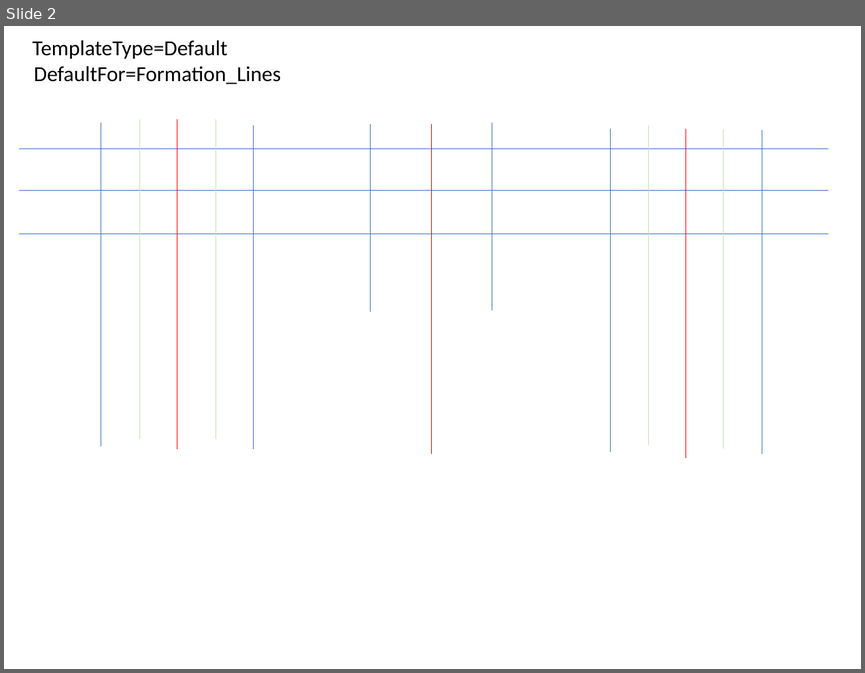
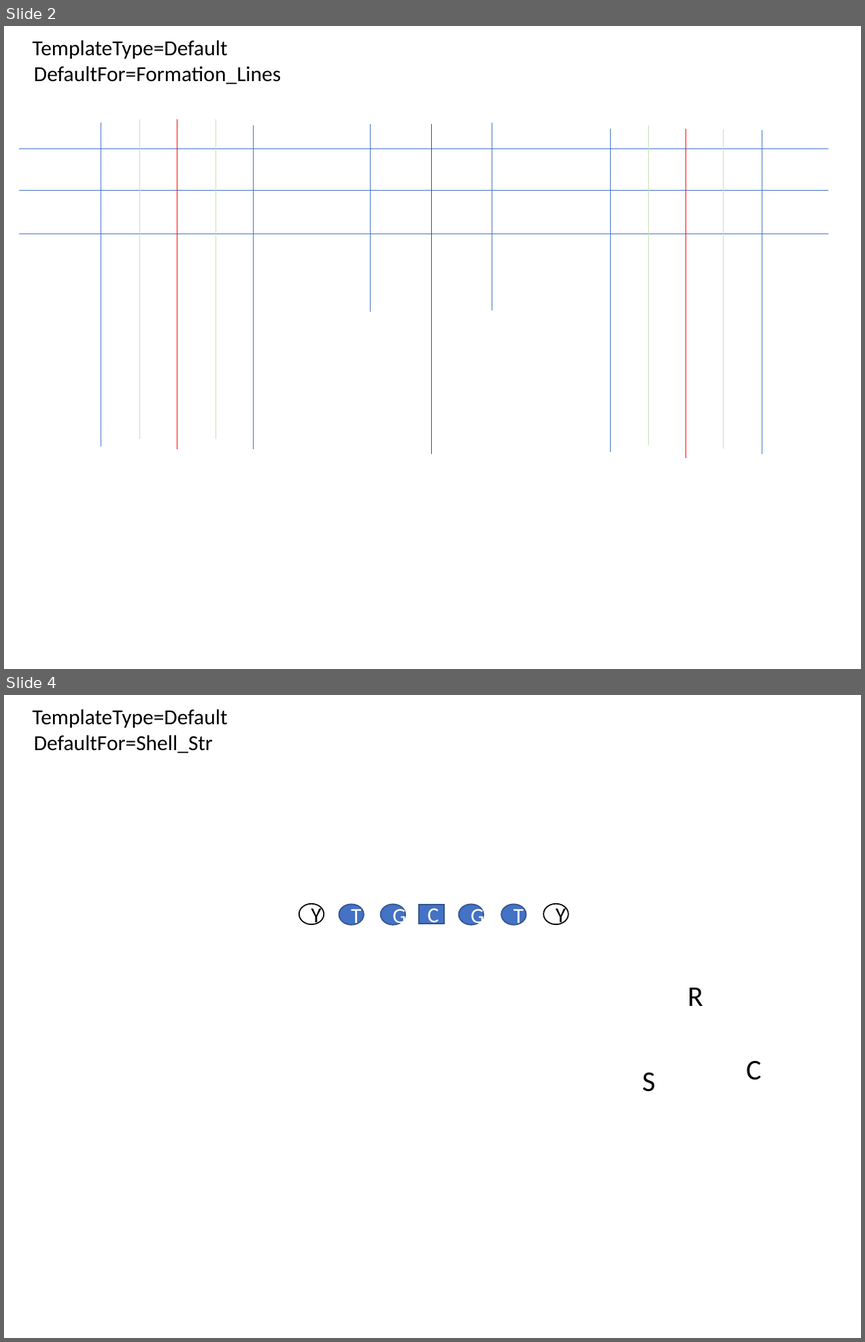
Before and after one commit to Aceplace/VBAScoutDCard, a slide deck: default_templates.pptx. Shown one above the other, each under a label of ours: slide 2 before the commit, slides 2 and 4 after it; the slides between them are not shown. The pictures are 865x673 and 865x1342 pixels, drawn with LibreOffice and Linux fonts; fonts in the diff are those of the drawing. Boxes give left, top, right and bottom in pixels: in the first picture for what was removed or moved away, otherwise in the second. Text is boxed around its words. In the diff, an @@ line names an element or a change of style, - is before the commit and + after.

```diff
--- a/default_templates.pptx
+++ b/default_templates.pptx
@@ slide 4 added at [4, 695, 861, 1338], background #FFFFFF @@
@@ text added at [33, 709, 228, 728], 18 pt, text #000000 @@
+TemplateType=Default
@@ text added at [34, 735, 213, 753], 18 pt, text #000000 @@
+DefaultFor=Shell_Str
@@ ellipse added at [298, 903, 324, 923], fill #FFFFFF, outline #000000 1 pt, 18 pt, text #000000 @@
+Y
@@ ellipse added at [339, 904, 364, 925], fill #4472C4, outline #325491 1 pt, 18 pt, text #FFFFFF @@
+T
@@ ellipse added at [380, 904, 405, 925], fill #4472C4, outline #325491 1 pt, 18 pt, text #FFFFFF @@
+G
@@ rectangle added at [419, 905, 443, 923], fill #4472C4, outline #325491 1 pt, 18 pt, text #FFFFFF @@
+C
@@ ellipse added at [459, 904, 484, 925], fill #4472C4, outline #325491 1 pt, 18 pt, text #FFFFFF @@
+G
@@ ellipse added at [501, 904, 526, 925], fill #4472C4, outline #325491 1 pt, 18 pt, text #FFFFFF @@
+T
@@ ellipse added at [544, 903, 568, 923], fill #FFFFFF, outline #000000 1 pt, 18 pt, text #000000 @@
+Y
@@ text added at [687, 987, 703, 1006], 24 pt, text #000000 @@
+R
@@ text added at [746, 1060, 761, 1080], 24 pt, text #000000 @@
+C
@@ text added at [642, 1072, 655, 1091], 24 pt, text #000000 @@
+S
```
Also in this commit, not shown: 4 other slides added, 2 other files.
